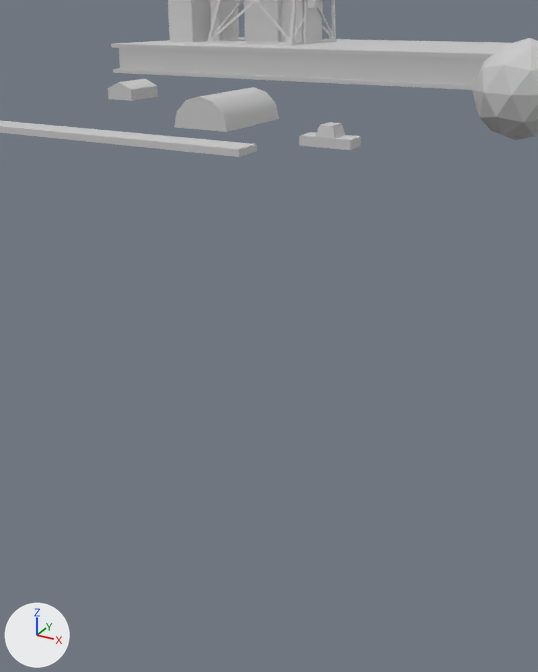
The FBX model Project/Assets/Models/LaunchTower.FBX, before and after one commit.
The view is the same before and after, from a 50 mm camera at (-23.7, -29.8, 10.9) aimed at (-30.1, -18.3, 5.1). The lights are fixed; the arrows at lower left show +X, +Y and +Z. Where no turn or scale is listed for an object, it has been applied to the vertices.

In view in the first picture: 'Cylinder01', 'GeoSphere01', 'Hut01', 'LaunchTower', 'Strip01', 'car01'.
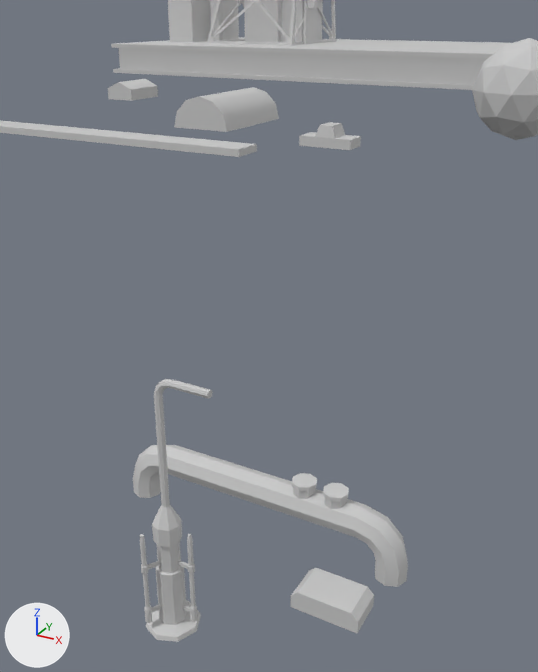
Changed parts and their boxes [x1, y1, x2, y2] in the pictures (538 x 672 px):
'GroundPipe01', added
    after: [133, 445, 408, 587]
'Vent01', added
    after: [140, 379, 213, 642]
'Box01', added
    after: [291, 568, 374, 633]

The change, as a list of edits to the scene's bpy script:
```text
Add me_vent01_ncl1_1:
    me_vent01_ncl1_1.from_pydata(...)  # 424 vertices, 778 faces; spans x -0.54..1.04, y -0.54..0.54, z 0.0..5.31
    me_vent01_ncl1_1.materials.append(mat_environmenttexture)  # its picture is missing
Add me_box01_ncl1_1:
    me_box01_ncl1_1.from_pydata(...)  # 12 vertices, 8 faces; spans x -0.714..0.714, y -0.411..0.411, z 0.0..0.431
    me_box01_ncl1_1.materials.append(mat_environmenttexture)  # its picture is missing
Add me_groundpipe01_ncl1_1:
    me_groundpipe01_ncl1_1.from_pydata(...)  # 146 vertices, 136 faces; spans x -3.42..3.42, y -0.34..0.34, z 0.25..1.91
    me_groundpipe01_ncl1_1.materials.append(mat_environmenttexture)  # its picture is missing
Add ob_vent01:
    ob_vent01 = bpy.data.objects.new('Vent01', me_vent01_ncl1_1)
    ob_vent01.location = (-30.7, -21.05, 0.0)
Add ob_box01:
    ob_box01 = bpy.data.objects.new('Box01', me_box01_ncl1_1)
    ob_box01.location = (-28.16, -19.22, 0.0)
Add ob_groundpipe01:
    ob_groundpipe01 = bpy.data.objects.new('GroundPipe01', me_groundpipe01_ncl1_1)
    ob_groundpipe01.location = (-30.45, -18.1, 0.0)
```
